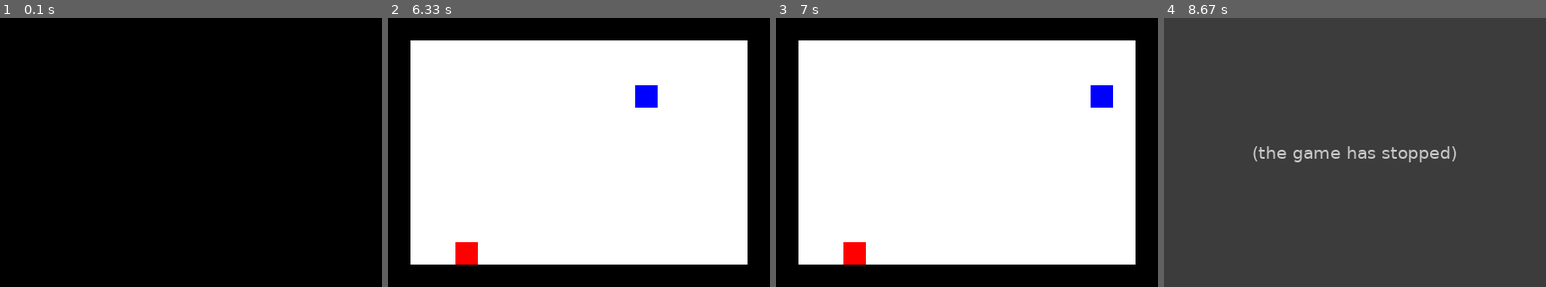
Above: before the commit, frames 1-4 (left to right).
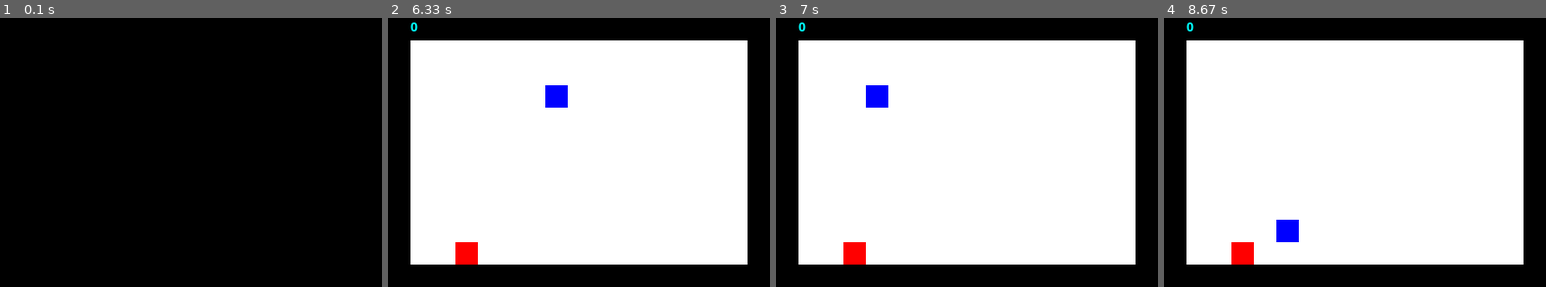
Above: after the commit, the same moments.

Repository: DrStriky/Snake
Game: pygame game, started from main.py
Two runs of this game, one before a commit and one after it. Both use one fixed random seed, a clock stepped at 60 frames per second and the inputs below.
Inputs:
- Up to frame 1 (0.1 s): no input
- Up to frame 2 (6.33 s): hold Right 0.33-0.8 s; hold Up 0.83-1.27 s; hold Right 1.3-1.8 s; hold Down 2.4-2.95 s; hold Left 2.98-3.53 s; hold Up 3.57-4.12 s; hold Right 4.15-4.78 s; hold Down 4.82-5.37 s; hold Left 5.4-5.95 s; hold Right from 5.98 s (still down)
- Up to frame 3 (7 s): release Right at 6.53 s
- Up to frame 4 (8.67 s): hold Down 7.15-7.7 s; hold Right from 8.32 s (still down)

Frame 1 is identical in both runs. In frame 2, 1.0% of the frame differs, in the area x 5-71%, y 1-34%; in frame 3, 1.0%; in frame 4, 100%, in the area x 0-100%, y 0-100%.
Before the commit the program exited at 8.4 s; later frames show no game.

Commit message:
added score

Diff:
--- a/game.py
+++ b/game.py
@@ -67,6 +67,8 @@
 
             interaction_handler.draw_board(occupying_matrix, self.game_score)
 
+        print(f'\nYour final score is {self.game_score}')
+
     def get_occupying_matrix(self, interaction_handler: InteractionHandler) -> np.array:
         symbols = interaction_handler.get_encoding_dict()
         occupying_matrix = np.copy(self.board.board_matrix)
--- a/main.py
+++ b/main.py
@@ -19,6 +19,9 @@
     dummy = np.zeros(board_dim, dtype=int)
     dummy[edge_mask(dummy)] = 1
 
+    pygame.init()
+    pygame.font.init()
+
     display = pygame.display.set_mode((board_dim[0] * block_size, board_dim[1] * block_size))
     interacter = PygameInteractions(display=display, block_length=block_size, ticks_per_second=5)
 
--- a/pygame_interactions.py
+++ b/pygame_interactions.py
@@ -44,6 +44,7 @@
         self.ticks_per_second = ticks_per_second
         self.moving_direction = (0, 0)
         self.block_length = block_length
+        self.font = pygame.font.SysFont("comicsansms", 15, bold=True)
 
         # validate that block length and window_size are consistent
         display_size = self.display.get_size()
@@ -75,6 +76,8 @@
             x, y = np.where(geometry_matrix == formatting['code'])
             for block in zip(x, y):
                 self._draw_block(block, kind)
+
+        self.display.blit(self.font.render(f'{current_score}', True, (0, 255, 255)),  (25, 0))
 
         pygame.display.update()
 
--- a/snake.py
+++ b/snake.py
@@ -53,4 +53,6 @@
 
         :param new_direction: (x, y) of new direction
         """
-        self.moving_direction = new_direction
+        # do not update, if direction should be reversed
+        if not (new_direction[0] == -self.moving_direction[0] and new_direction[1] == -self.moving_direction[1]) :
+            self.moving_direction = new_direction
